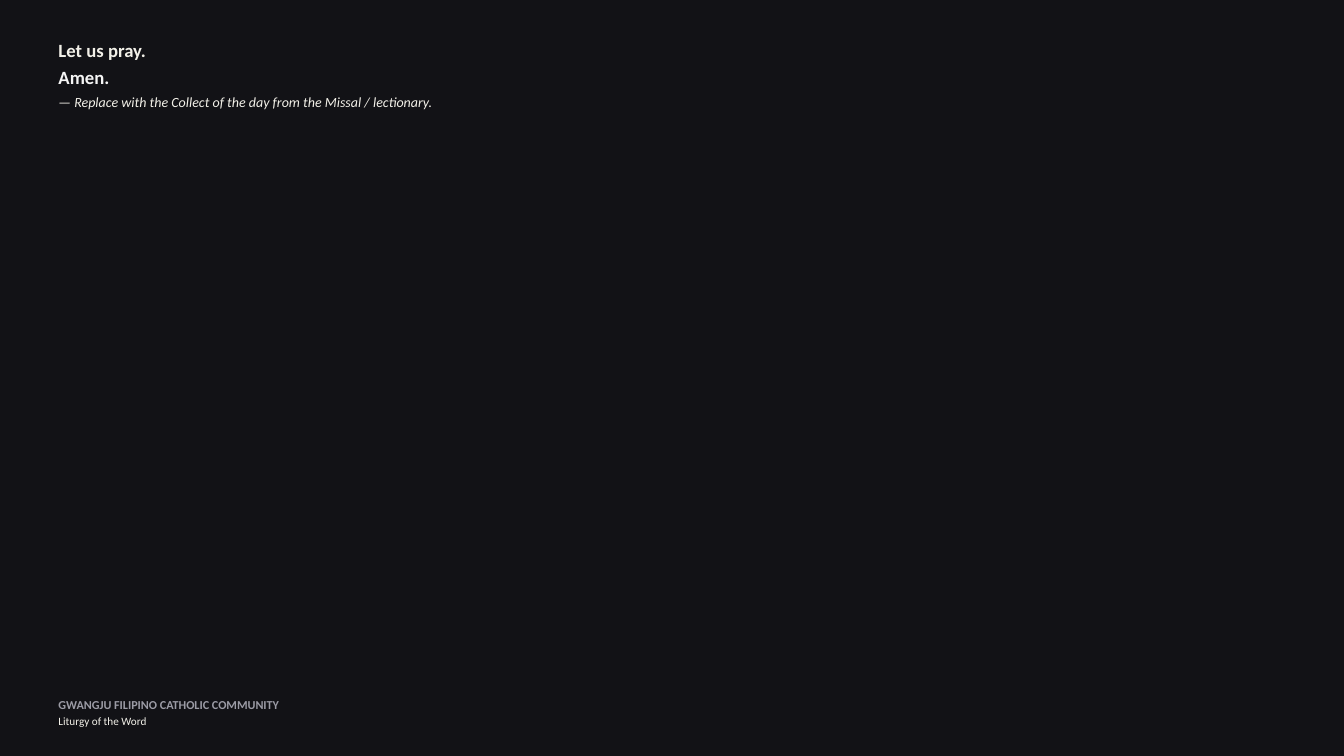
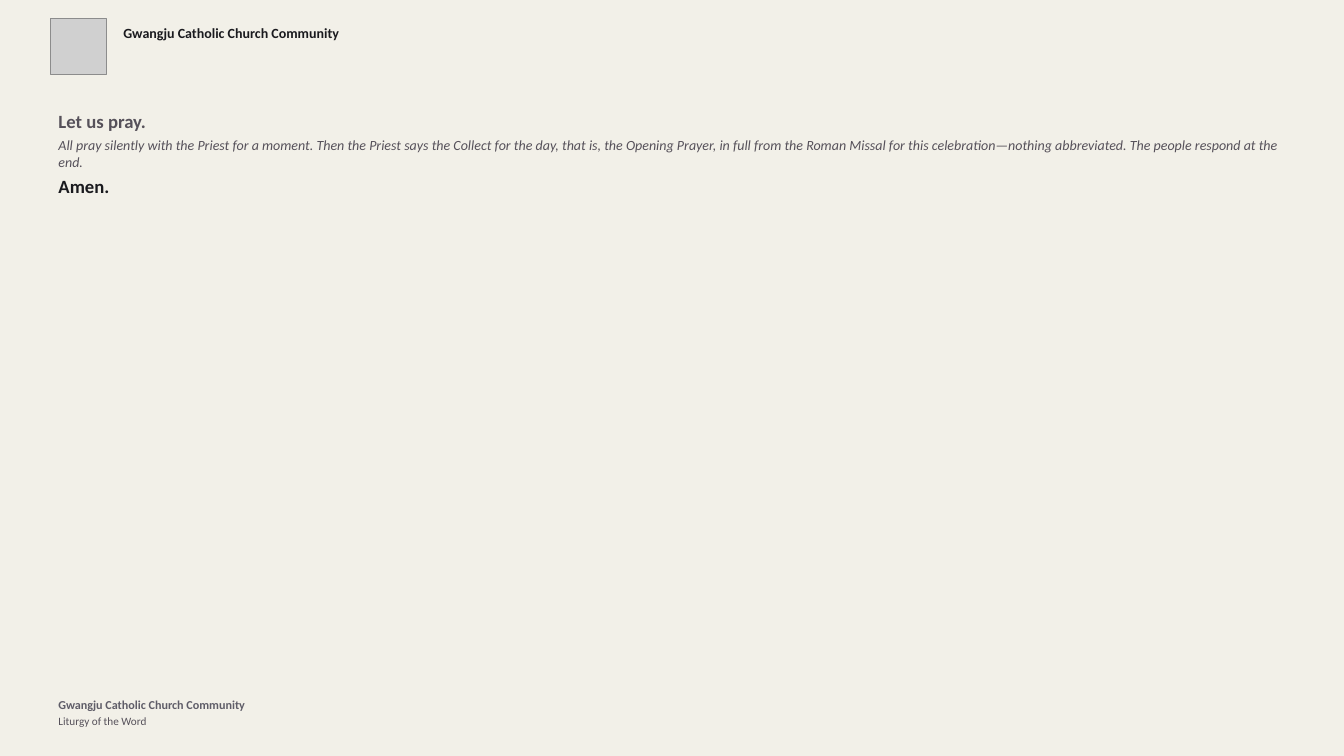
Before and after one commit to divinogabriel9/mass-ppt-generator, a slide deck: slide 12 of church_media_generator/outputs/mass_presentation.pptx (slide 11 before the commit). Drawn at 1344x756 pixels with LibreOffice and Linux fonts; fonts in the diff are those of the drawing; grey boxes stand for pictures. Boxes give left, top, right and bottom in pixels: in the first picture for what was removed or moved away, otherwise in the second. Text is boxed around its words. In the diff, an @@ line names an element or a change of style, - is before the commit and + after.

```diff
--- a/church_media_generator/outputs/mass_presentation.pptx
+++ b/church_media_generator/outputs/mass_presentation.pptx
@@ background #121216 to #F2F0E8 @@
@@ picture added at bbox=[50, 19, 106, 74] @@
@@ text added at bbox=[123, 28, 339, 41], 15 pt, text #1A1A1E, bold @@
+Gwangju Catholic Church Community
@@ text "Let us pray.": place and size @@
-text "Let us pray." at bbox=[58, 45, 432, 110]
+text "Let us pray." at bbox=[58, 116, 1278, 193]
@@ text at bbox=[58, 116, 146, 193]: text colour #F2F0E8 to #56515A in "Let us pray."; text colour #F5F5F5 to #1A1A1E in "Amen." @@
@@ text at bbox=[74, 97, 432, 110]: paragraph removed @@
-— Replace with the Collect of the day from the Missal / lectionary.
@@ text at bbox=[58, 140, 1278, 167]: paragraph added @@
+All pray silently with the Priest for a moment. Then the Priest says the Collect for the day, that is, the Opening Prayer, in full from the Roman Missal for this celebration—nothing abbreviated. The people respond at the end.
@@ text at bbox=[58, 700, 244, 711]: text changed; text colour #9B9BA5 to #5F5D68 @@
-GWANGJU FILIPINO CATHOLIC COMMUNITY
+Gwangju Catholic Church Community
@@ text at bbox=[58, 717, 146, 727]: text colour #F2F0E8 to #56515A in "Liturgy of the Word" @@
```
Also in this commit, not shown: 34 other slides changed, 30 slides added, 26 slides removed, 27 other files.
